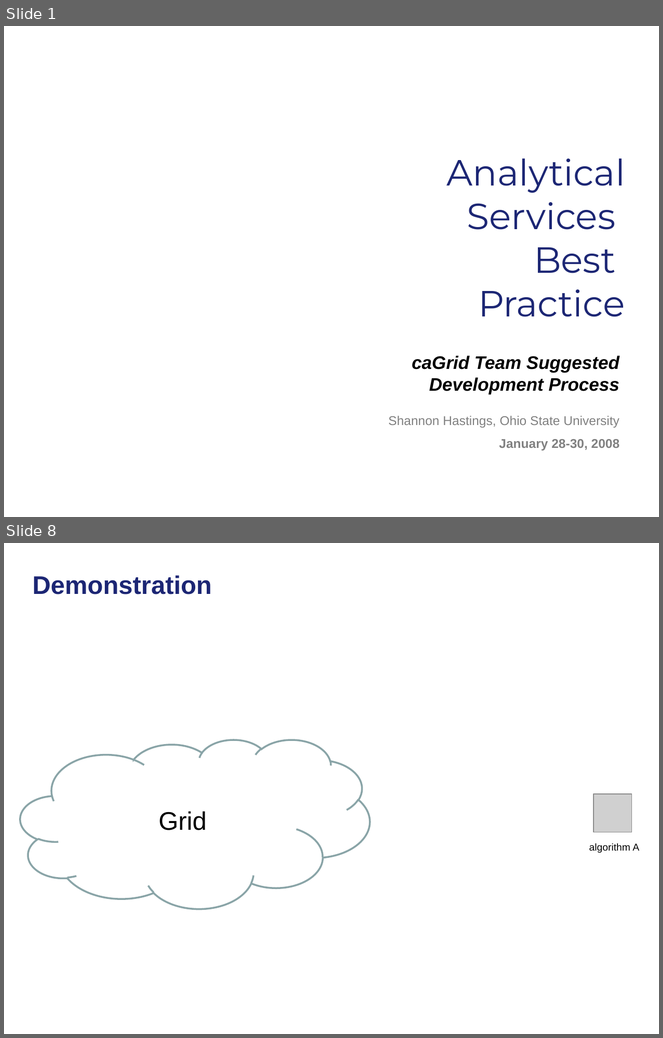
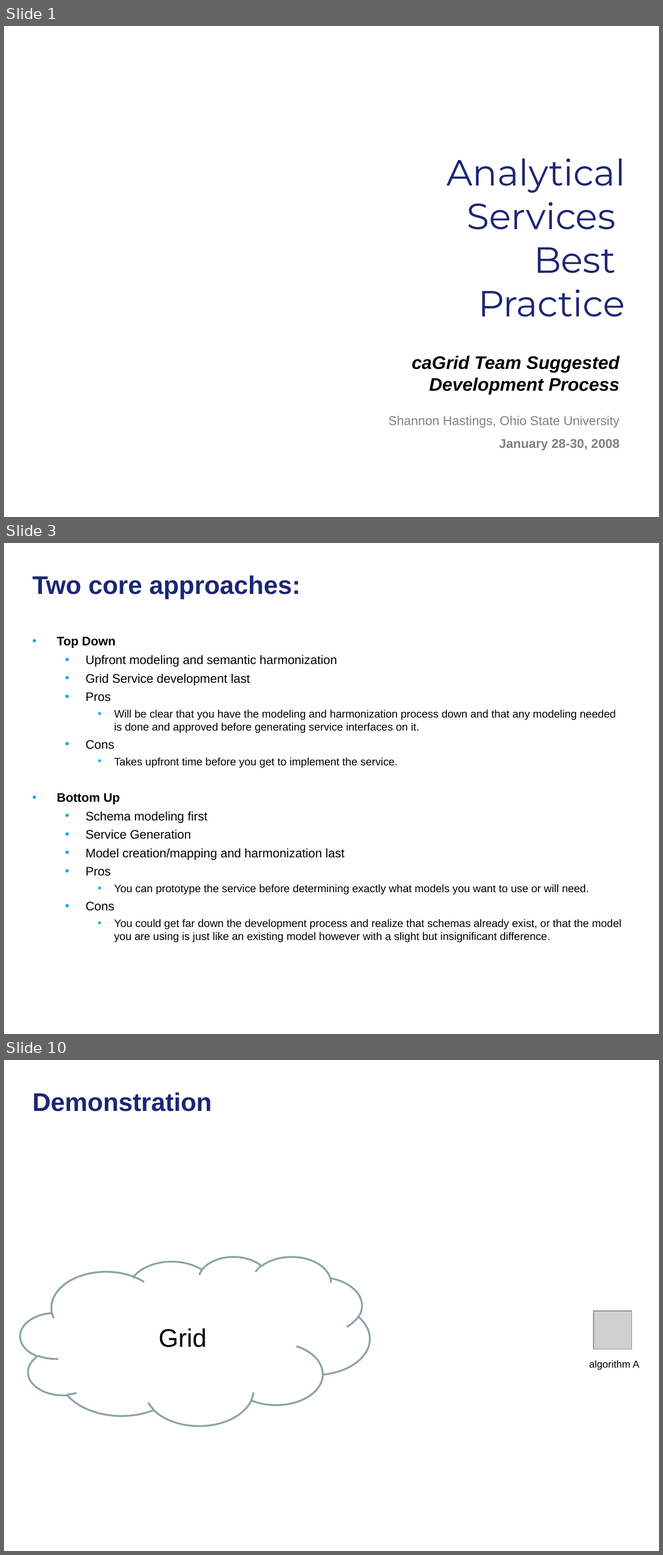
Before and after one commit to NCIP/cagrid-portal, a slide deck: cagrid-1-0/Documentation/presentations/200801_VCDE_ARCH/20080128_30_F2F_ASBP_Grid_BP.ppt. Shown one above the other, each under a label of ours: slides 1 and 8 before the commit, slides 1, 3 and 10 after it; the slides between them are not shown. The pictures are 663x1038 and 663x1555 pixels, drawn with LibreOffice and Linux fonts; fonts in the diff are those of the drawing; grey boxes stand for pictures; background and template pictures are left out. Boxes give left, top, right and bottom in pixels: in the first picture for what was removed or moved away, otherwise in the second. Text is boxed around its words. In the diff, an @@ line names an element or a change of style, - is before the commit and + after.

```diff
--- a/cagrid-1-0/Documentation/presentations/200801_VCDE_ARCH/20080128_30_F2F_ASBP_Grid_BP.ppt
+++ b/cagrid-1-0/Documentation/presentations/200801_VCDE_ARCH/20080128_30_F2F_ASBP_Grid_BP.ppt
@@ slide 3 added at [4, 543, 659, 1034], background picture (left out) @@
@@ title added at [33, 575, 300, 599], 28 pt, text #1C2674, bold @@
+Two core approaches:
@@ text added at [57, 637, 622, 942], 11.9 pt, text #000000 @@
+• Top Down
+  • Upfront modeling and semantic harmonization
+  • Grid Service development last
+  • Pros
+    • Will be clear that you have the modeling and harmonization process down and that any modeling needed is done and approved before generating service interfaces on it.
+  • Cons
+    • Takes upfront time before you get to implement the service.
+• Bottom Up
+  • Schema modeling first
+  • Service Generation
+  • Model creation/mapping and harmonization last
+  • Pros
+    • You can prototype the service before determining exactly what models you want to use or will need.
+  • Cons
+    • You could get far down the development process and realize that schemas already exist, or that the model you are using is just like an existing model however with a slight but insignificant difference.
@@ what was slide 8 is now slide 10 @@
```
Also in this commit, not shown: 6 slides changed, 2 other slides added.
